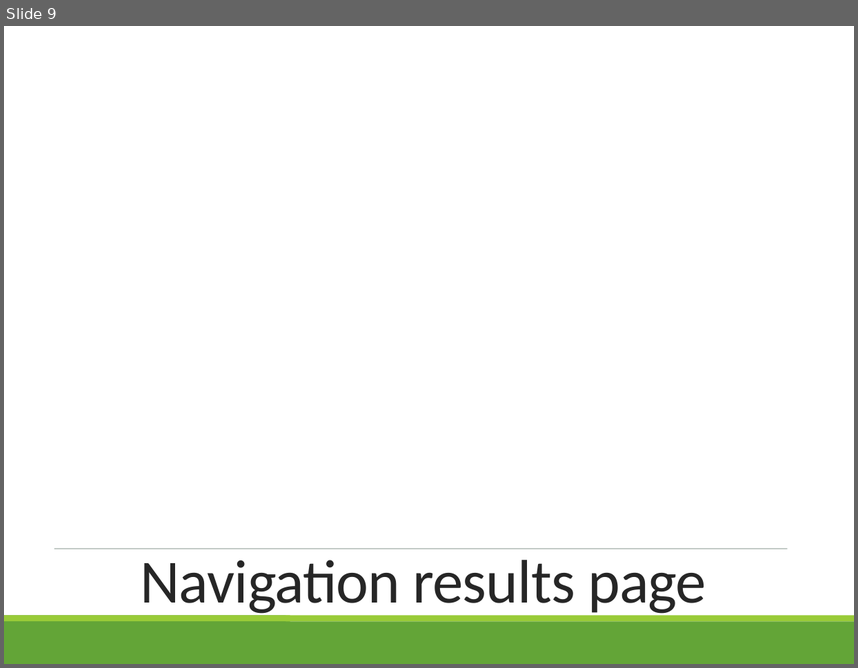
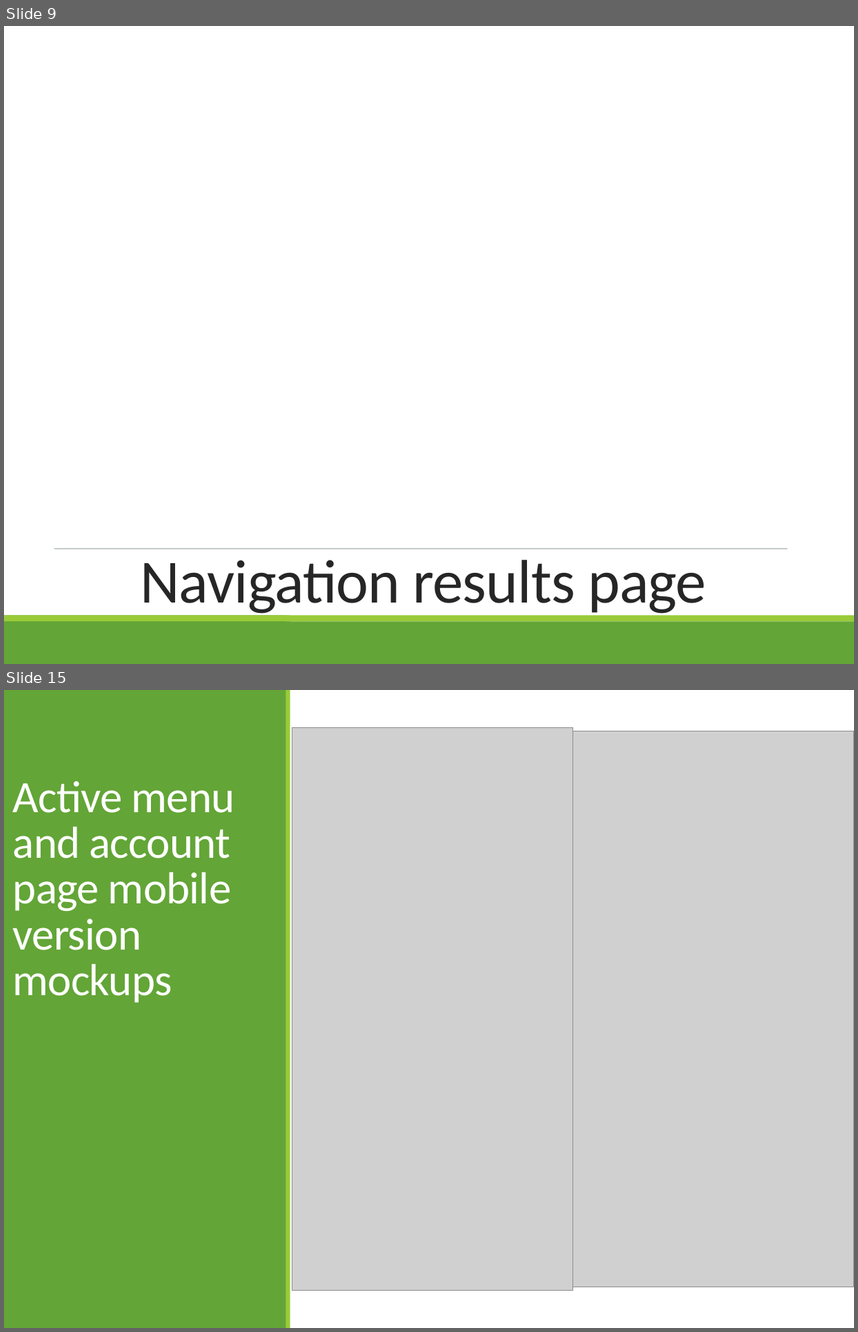
Before and after one commit to ADVsummer/CapstoneProjectB, a slide deck: Process book continuation PPT.pptx. Shown one above the other, each under a label of ours: slide 9 before the commit, slides 9 and 15 after it; the slides between them are not shown. The pictures are 858x668 and 858x1332 pixels, drawn with LibreOffice and Linux fonts; fonts in the diff are those of the drawing; grey boxes stand for pictures; background and template pictures are left out. Boxes give left, top, right and bottom in pixels: in the first picture for what was removed or moved away, otherwise in the second. Text is boxed around its words. In the diff, an @@ line names an element or a change of style, - is before the commit and + after.

```diff
--- a/Process book continuation PPT.pptx
+++ b/Process book continuation PPT.pptx
@@ slide 15 added at bbox=[4, 690, 854, 1328], background #FFFFFF; not listed: 2 template elements that a slide beside it also shows @@
@@ picture added at bbox=[292, 727, 573, 1290] @@
@@ picture added at bbox=[573, 731, 853, 1286] @@
@@ title added at bbox=[13, 781, 235, 1003], 38 pt, text #FFFFFF @@
+Active menu and account page mobile version mockups
```
Also in this commit, not shown: 6 other slides added, 25 other files.
